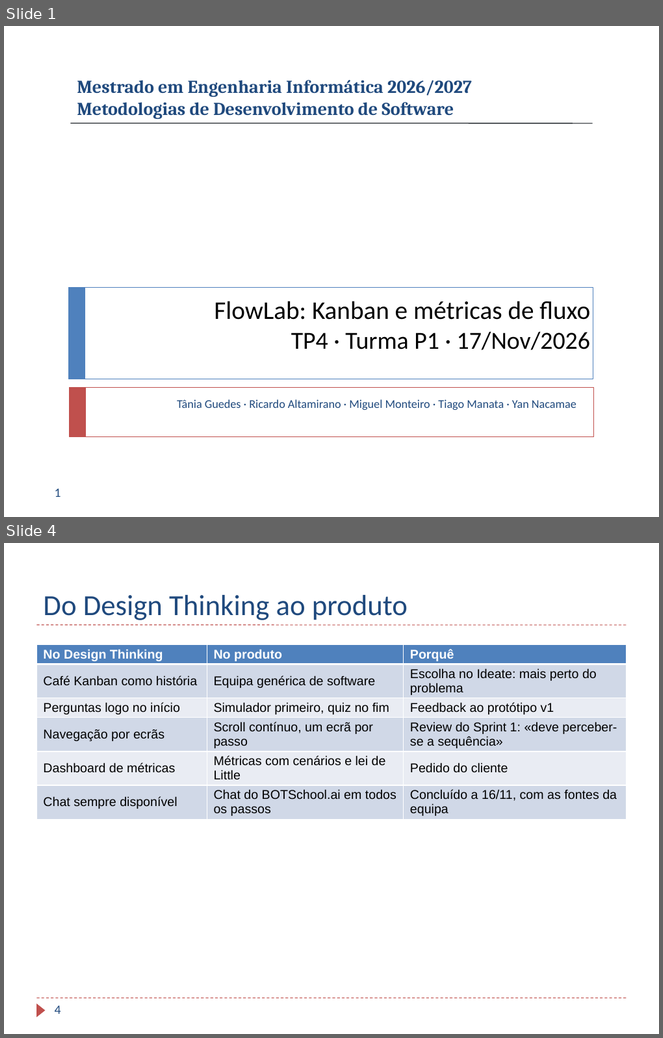
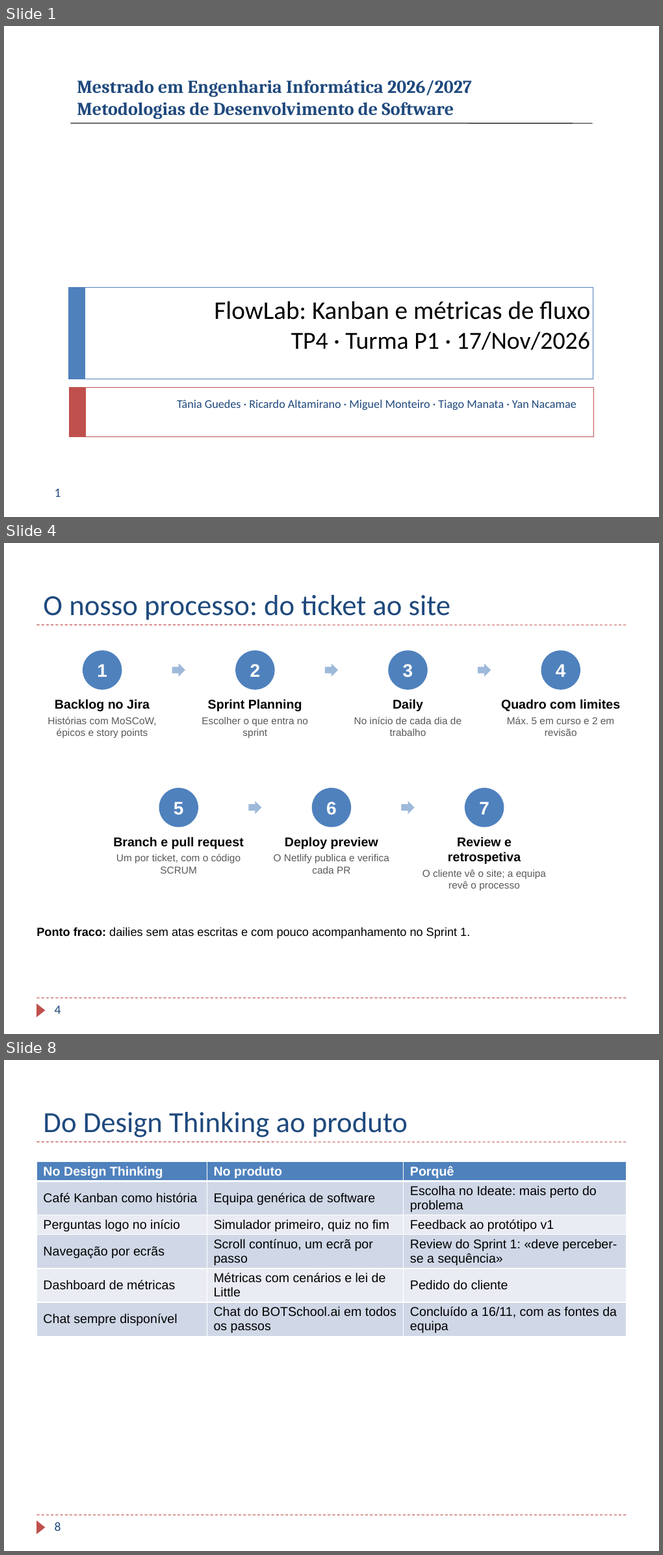
Before and after one commit to TaniaBmGuedes/MDS-TP4, a slide deck: entrega/07_Apresentacao_Final.pptx. Shown one above the other, each under a label of ours: slides 1 and 4 before the commit, slides 1, 4 and 8 after it; the slides between them are not shown. The pictures are 663x1038 and 663x1555 pixels, drawn with LibreOffice and Linux fonts; fonts in the diff are those of the drawing; background and template pictures are left out. Boxes give left, top, right and bottom in pixels: in the first picture for what was removed or moved away, otherwise in the second. Text is boxed around its words. In the diff, an @@ line names an element or a change of style, - is before the commit and + after.

Commit message:
Apresentação: introdução, processo com prints do Jira e do GitHub, dailies e menos texto por slide

```diff
--- a/entrega/07_Apresentacao_Final.pptx
+++ b/entrega/07_Apresentacao_Final.pptx
@@ slide 4 added at (4,543,659,1034), background #FFFFFF; not listed: 3 template elements that a slide beside it also shows @@
@@ title added at (43,595,451,620), 32 pt, text #1F497D @@
+O nosso processo: do ticket ao site
@@ ellipse added at (83,650,122,690), fill #4F81BD, 20 pt, text #FFFFFF, bold @@
+1
@@ ellipse added at (235,650,274,690), fill #4F81BD, 20 pt, text #FFFFFF, bold @@
+2
@@ ellipse added at (389,650,428,690), fill #4F81BD, 20 pt, text #FFFFFF, bold @@
+3
@@ ellipse added at (542,650,581,690), fill #4F81BD, 20 pt, text #FFFFFF, bold @@
+4
@@ right arrow added at (172,663,185,677), fill #4F81BD at 55% opacity @@
@@ right arrow added at (325,663,338,677), fill #4F81BD at 55% opacity @@
@@ right arrow added at (478,663,491,677), fill #4F81BD at 55% opacity @@
@@ text added at (48,699,156,738), 11 pt, text #595959 @@
+Backlog no Jira
+Histórias com MoSCoW, épicos e story points
@@ text added at (202,699,308,738), 11 pt, text #595959 @@
+Sprint Planning
+Escolher o que entra no sprint
@@ text added at (354,699,462,736), 11 pt, text #595959 @@
+Daily
+No início de cada dia de trabalho
@@ text added at (501,699,620,736), 11 pt, text #595959 @@
+Quadro com limites
+Máx. 5 em curso e 2 em revisão
@@ ellipse added at (159,788,198,827), fill #4F81BD, 20 pt, text #FFFFFF, bold @@
+5
@@ ellipse added at (312,788,351,827), fill #4F81BD, 20 pt, text #FFFFFF, bold @@
+6
@@ ellipse added at (465,788,504,827), fill #4F81BD, 20 pt, text #FFFFFF, bold @@
+7
@@ right arrow added at (248,801,261,814), fill #4F81BD at 55% opacity @@
@@ right arrow added at (402,801,415,814), fill #4F81BD at 55% opacity @@
@@ text added at (113,837,244,874), 11 pt, text #595959 @@
+Branch e pull request
+Um por ticket, com o código SCRUM
@@ text added at (274,837,389,874), 11 pt, text #595959 @@
+Deploy preview
+O Netlify publica e verifica cada PR
@@ text added at (423,837,546,891), 11 pt, text #595959 @@
+Review e retrospetiva
+O cliente vê o site; a equipa revê o processo
@@ text added at (36,927,470,939), 13 pt, text #000000 @@
+Ponto fraco: dailies sem atas escritas e com pouco acompanhamento no Sprint 1.
@@ page number added at (55,1006,61,1014), 14 pt, text #1F497D @@
+4
@@ what was slide 4 is now slide 8 @@
@@ page number at (55,1522,61,1531): text changed @@
-4
+8
```
Also in this commit, not shown: 7 slides changed, 3 other slides added.
